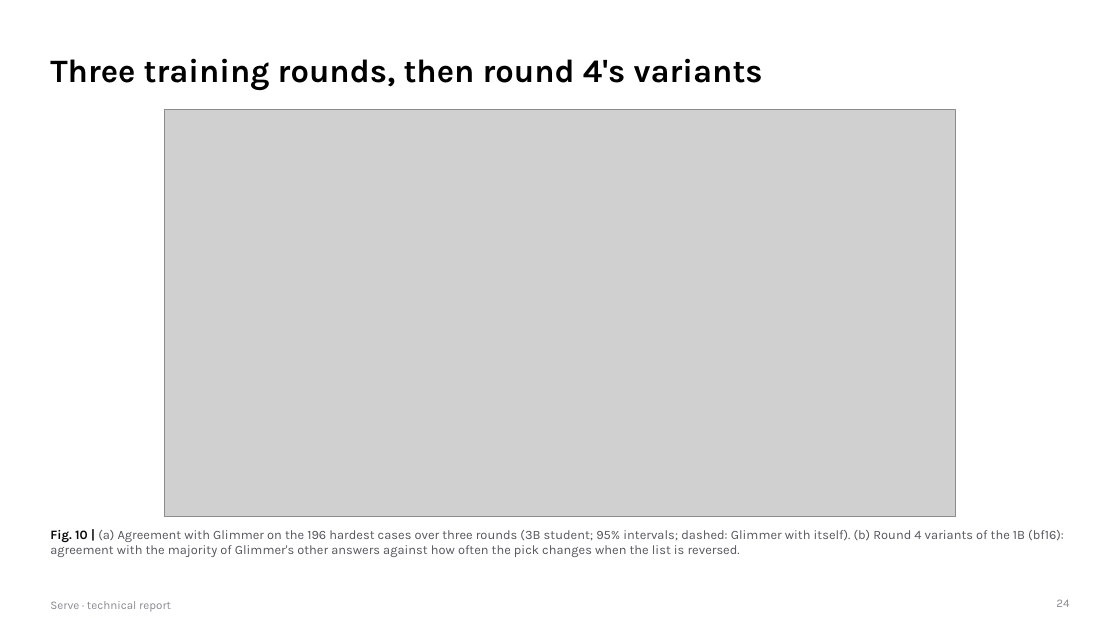
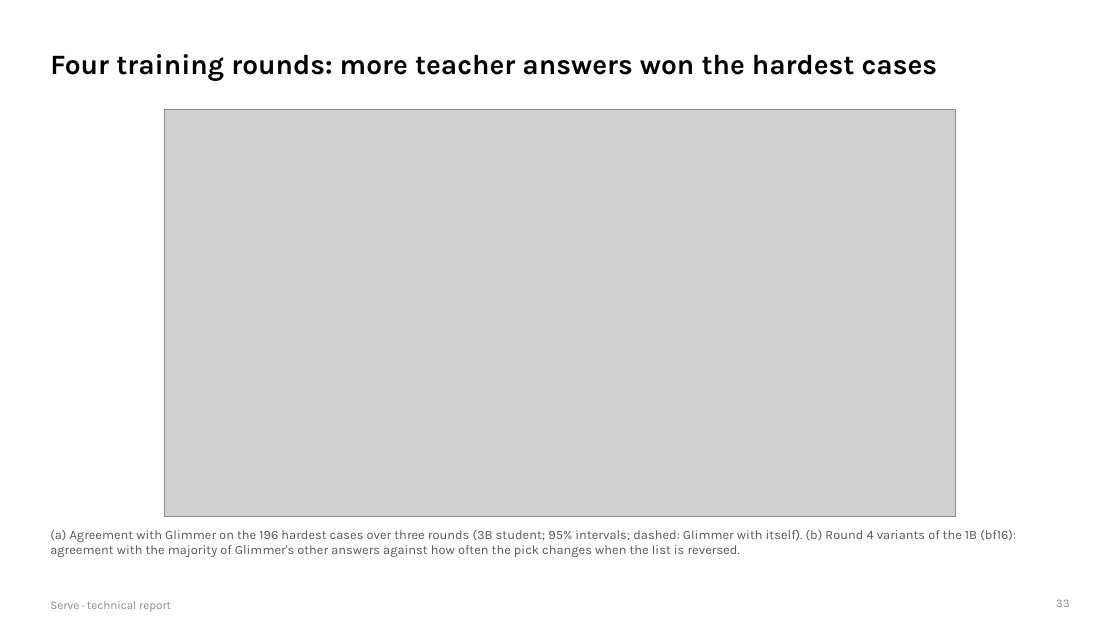
Before and after one commit to gino6178/serve-meta-hackathon, a slide deck: slide 33 of submission/pdf/serve_technical_report.pptx (slide 24 before the commit). Drawn at 1120x630 pixels with LibreOffice and Linux fonts; fonts in the diff are those of the drawing; grey boxes stand for pictures. Boxes give left, top, right and bottom in pixels: in the first picture for what was removed or moved away, otherwise in the second. Text is boxed around its words. In the diff, an @@ line names an element or a change of style, - is before the commit and + after.

```diff
--- a/submission/pdf/serve_technical_report.pptx
+++ b/submission/pdf/serve_technical_report.pptx
@@ title at [50,54,938,81]: text changed; size 28 to 24 pt @@
-Three training rounds, then round 4's variants
+Four training rounds: more teacher answers won the hardest cases
@@ text at [50,530,1016,557]: text changed @@
-Fig. 10 | (a) Agreement with Glimmer on the 196 hardest cases over three rounds (3B student; 95% intervals; dashed: Glimmer with itself). (b) Round 4 variants of the 1B (bf16): agreement with the majority of Glimmer's other answers against how often the pick changes when the list is reversed.
+(a) Agreement with Glimmer on the 196 hardest cases over three rounds (3B student; 95% intervals; dashed: Glimmer with itself). (b) Round 4 variants of the 1B (bf16): agreement with the majority of Glimmer's other answers against how often the pick changes when the list is reversed.
@@ page number at [1056,599,1070,607]: text changed @@
-24
+33
```
Also in this commit, not shown: 36 other slides changed, 7 slides added, 3 slides removed, 4 other files.
